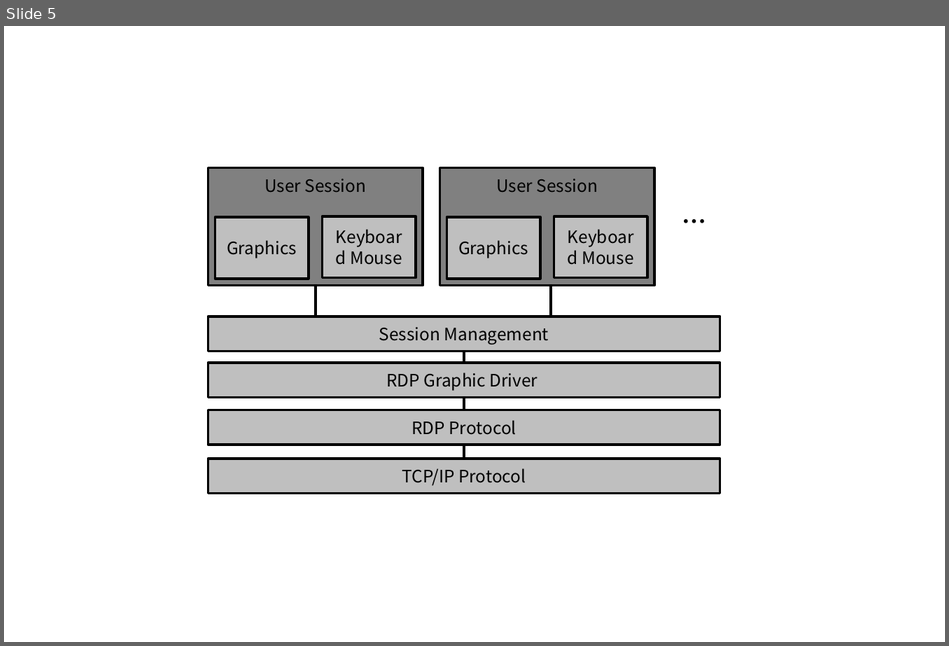
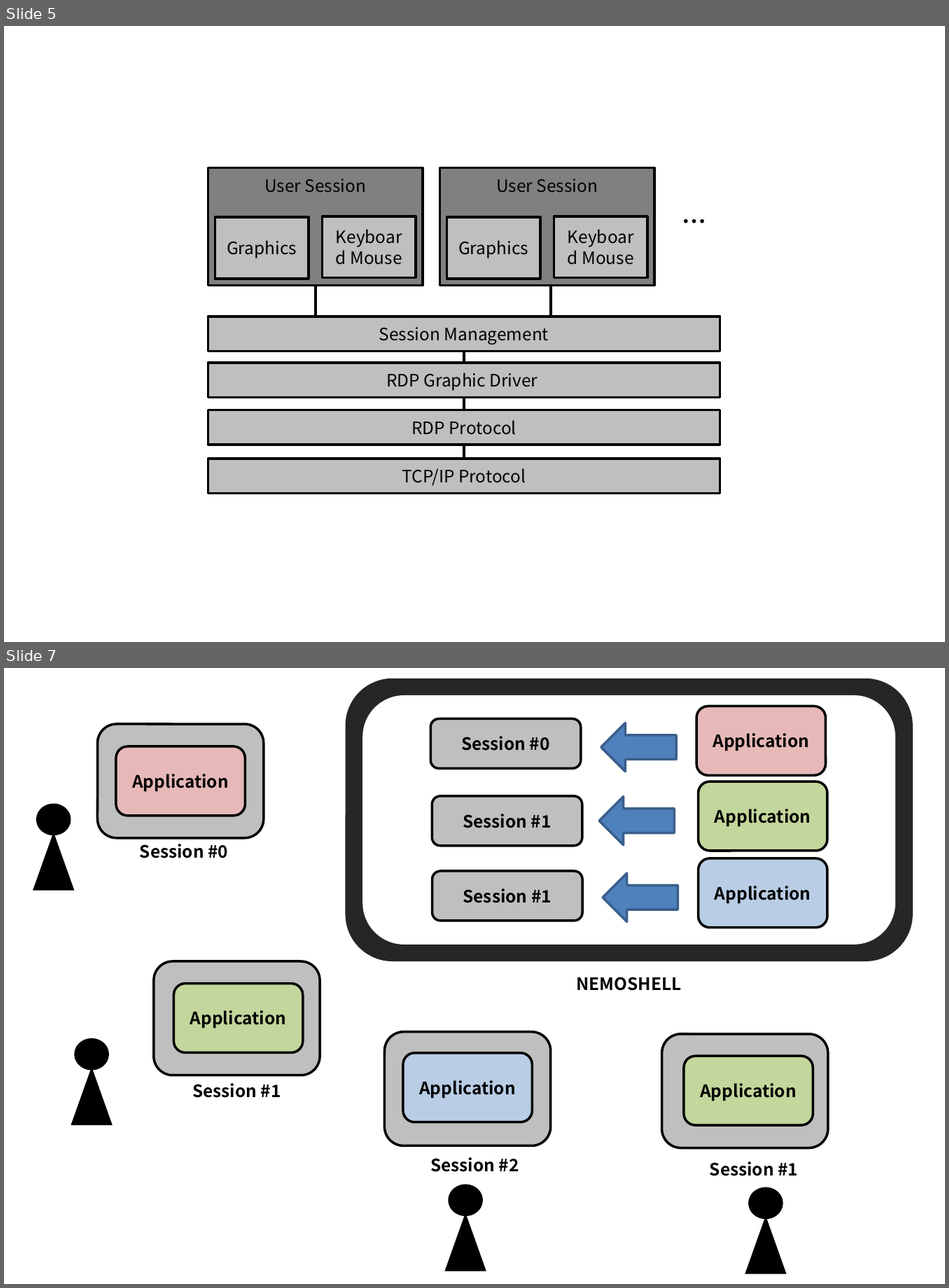
Before and after one commit to ghdud4006/RemoteNEMO, a slide deck: report/report_figures.pptx. Shown one above the other, each under a label of ours: slide 5 before the commit, slides 5 and 7 after it; the slides between them are not shown. The pictures are 949x646 and 949x1288 pixels, drawn with LibreOffice and Linux fonts; fonts in the diff are those of the drawing. Boxes give left, top, right and bottom in pixels: in the first picture for what was removed or moved away, otherwise in the second. Text is boxed around its words. In the diff, an @@ line names an element or a change of style, - is before the commit and + after.

```diff
--- a/report/report_figures.pptx
+++ b/report/report_figures.pptx
@@ slide 7 added at box(4, 668, 945, 1284), background #FFFFFF @@
@@ rounded rectangle added at box(346, 678, 913, 961), fill #262626 @@
@@ rounded rectangle added at box(362, 695, 894, 944), fill #FFFFFF @@
@@ rounded rectangle added at box(696, 706, 825, 775), fill #E6B9B8, outline #000000 2 pt, 14 pt, text #000000, bold @@
+Application
@@ rounded rectangle added at box(97, 724, 263, 838), fill #BFBFBF, outline #000000 2 pt @@
@@ rounded rectangle added at box(431, 719, 581, 768), fill #BFBFBF, outline #000000 2 pt, 14 pt, text #000000, bold @@
+Session #0
@@ down arrow added at box(601, 723, 677, 771), fill #4F81BD, outline #3A5F8C 2 pt @@
@@ rounded rectangle added at box(115, 746, 245, 816), fill #E6B9B8, outline #000000 2 pt, 14 pt, text #000000, bold @@
+Application
@@ rounded rectangle added at box(698, 781, 827, 851), fill #C3D69B, outline #000000 2 pt, 14 pt, text #000000, bold @@
+Application
@@ ellipse added at box(36, 803, 70, 835), fill #000000 @@
@@ rounded rectangle added at box(432, 796, 582, 845), fill #BFBFBF, outline #000000 2 pt, 14 pt, text #000000, bold @@
+Session #1
@@ down arrow added at box(599, 797, 675, 845), fill #4F81BD, outline #3A5F8C 2 pt @@
@@ triangle added at box(33, 832, 74, 890), fill #000000 @@
@@ text added at box(140, 844, 229, 858), 14 pt, text #000000, bold @@
+Session #0
@@ rounded rectangle added at box(432, 871, 582, 920), fill #BFBFBF, outline #000000 2 pt, 14 pt, text #000000, bold @@
+Session #1
@@ down arrow added at box(602, 873, 678, 921), fill #4F81BD, outline #3A5F8C 2 pt @@
@@ rounded rectangle added at box(698, 858, 827, 928), fill #B9CDE5, outline #000000 2 pt, 14 pt, text #000000, bold @@
+Application
@@ rounded rectangle added at box(153, 961, 320, 1075), fill #BFBFBF, outline #000000 2 pt @@
@@ text added at box(577, 977, 682, 991), 14 pt, text #000000, bold @@
+NEMOSHELL
@@ rounded rectangle added at box(173, 984, 303, 1053), fill #C3D69B, outline #000000 2 pt, 14 pt, text #000000, bold @@
+Application
@@ ellipse added at box(74, 1038, 108, 1069), fill #000000 @@
@@ rounded rectangle added at box(384, 1032, 551, 1146), fill #BFBFBF, outline #000000 2 pt @@
@@ rounded rectangle added at box(662, 1033, 828, 1147), fill #BFBFBF, outline #000000 2 pt @@
@@ rounded rectangle added at box(403, 1053, 532, 1122), fill #B9CDE5, outline #000000 2 pt, 14 pt, text #000000, bold @@
+Application
@@ rounded rectangle added at box(684, 1055, 813, 1125), fill #C3D69B, outline #000000 2 pt, 14 pt, text #000000, bold @@
+Application
@@ triangle added at box(70, 1067, 112, 1125), fill #000000 @@
@@ text added at box(192, 1083, 281, 1098), 14 pt, text #000000, bold @@
+Session #1
@@ text added at box(430, 1157, 519, 1172), 14 pt, text #000000, bold @@
+Session #2
@@ text added at box(710, 1161, 798, 1176), 14 pt, text #000000, bold @@
+Session #1
@@ ellipse added at box(448, 1184, 483, 1215), fill #000000 @@
@@ ellipse added at box(748, 1187, 782, 1219), fill #000000 @@
@@ triangle added at box(445, 1213, 486, 1271), fill #000000 @@
@@ triangle added at box(745, 1215, 786, 1274), fill #000000 @@
```
Also in this commit, not shown: 3 other slides added.
